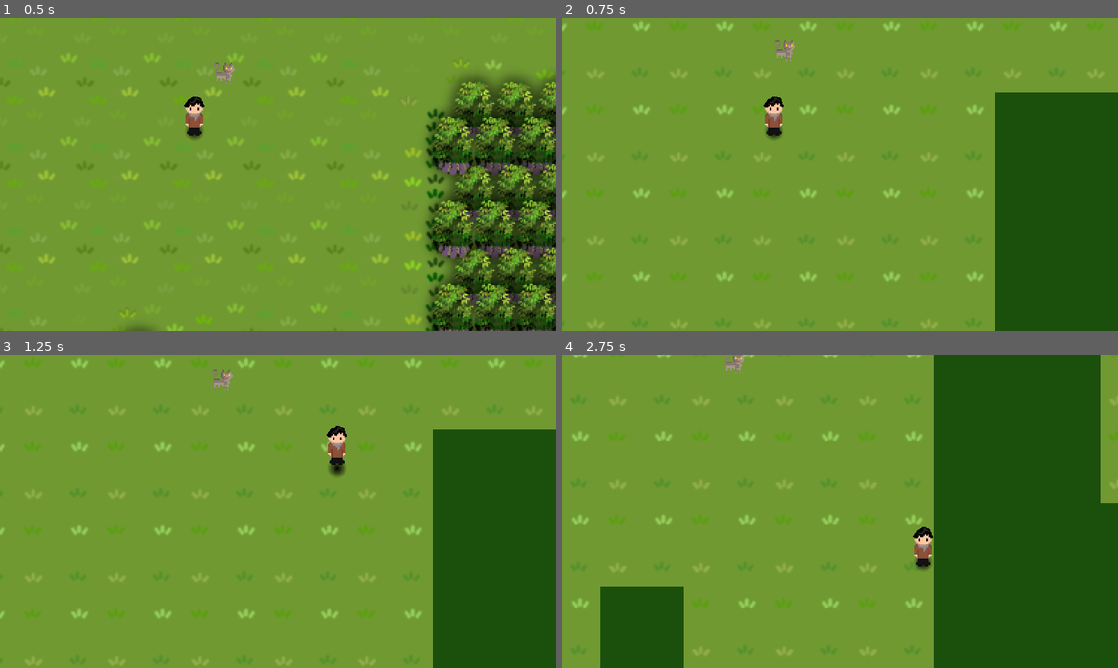
Above: before the commit, frames 1-4 (two rows, left to right).
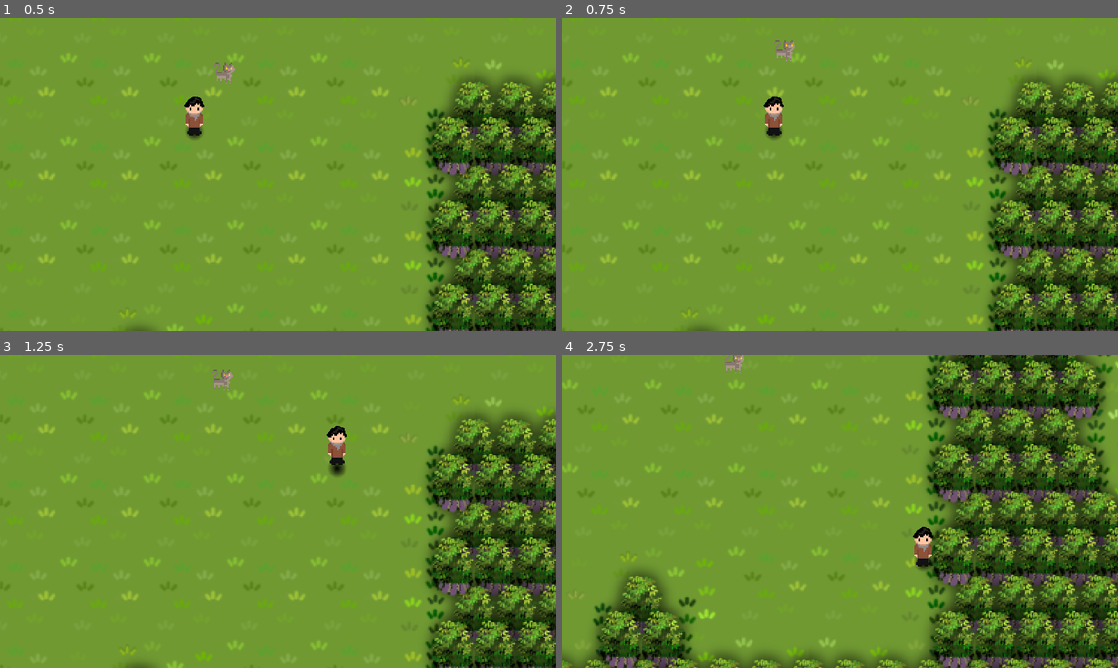
Above: after the commit, the same moments.

Repository: qfeys/ld56-tiny-creatures
Game: Godot game, scene res://main.tscn
Same seed, same stepped clock (60 frames per second), same inputs: the game is played once before the commit and once after it.
Inputs:
- Up to frame 1 (0.5 s): no input
- Up to frame 2 (0.75 s): tap Enter at 0.5 s; hold D (action_right) from 0.53 s (still down); hold Ctrl (action_crawl) from 0.53 s (still down)
- Up to frame 3 (1.25 s): keep holding D (action_right); keep holding Ctrl (action_crawl); tap Space (action_jump) at 0.77 s
- Up to frame 4 (2.75 s): release D (action_right) at 1.28 s; release Ctrl (action_crawl) at 1.28 s; hold S (action_down) 1.28-2.03 s; tap Ctrl (action_crawl) at 1.35 s; tap Space (action_jump) at 1.52 s; hold D (action_right) from 2.03 s (still down); hold Ctrl (action_crawl) from 2.03 s (still down)

Frame 1 is identical in both runs. In frame 2, 19% of the frame differs, in the area x 0-100%, y 0-100%; in frame 3, 19%; in frame 4, 34%.

Commit message:
crawling for cats

Diff:
--- a/cat/cat.gd
+++ b/cat/cat.gd
@@ -2,15 +2,16 @@
 class_name Cat
 
 const SPEED = 350.0
+const CRAWL_SPEED = 100.0
 const JOIN_DISTANCE_THRESHOLD = 100.0  # Distance threshold for joining
-const join_point_radius: float = 50.0
+const JOIN_POINT_RADIUS: float = 50.0
 const SIT_TIME = 3.0  # Time to sit before going back to sit state
 const HOP_TIME = 0.6  # Time to calculate hop target
 
 @export var player: CharacterBody2D
 
 # Enum for states
-enum State { SIT, MOVE, JOIN }
+enum State { SIT, MOVE, JOIN, CRAWL }
 
 # State and timer variables
 var current_state: State = State.SIT
@@ -34,6 +35,8 @@
             _move_state(delta)
         State.JOIN:
             _join_state(delta)
+        State.CRAWL:
+            _crawl_state(delta)
 
 # SIT state logic
 func _sit_state(delta: float) -> void:
@@ -51,6 +54,9 @@
 
 # MOVE state logic
 func _move_state(delta: float) -> void:
+    if player and player.is_crawling:
+        _enter_crawl_state()
+        return
     velocity = move_target.normalized() * SPEED
     move_target -= velocity * delta
 
@@ -103,6 +109,19 @@
             if sit_timer <= 0.0:
                 _enter_sit_state()
 
+func _crawl_state(delta: float) -> void:
+    if player.is_crawling == false:
+        _enter_move_state()
+        return
+    var player_distance = position.distance_to(player.position)
+    if player_distance < JOIN_POINT_RADIUS:
+        velocity = player.velocity.normalized() * CRAWL_SPEED
+    elif player_distance < JOIN_DISTANCE_THRESHOLD:
+        velocity = (player.position - position).normalized() * CRAWL_SPEED
+    else:
+        _enter_join_state()
+    move_and_collide(velocity * delta)
+
 # Transition functions
 func _enter_sit_state() -> void:
     current_state = State.SIT
@@ -117,12 +136,20 @@
         var direction_to_player = (player.position - position)
         var direction_of_player = player.velocity
         # is 0.0 when distance < 30, 0.8 when distance > 60
-        var to_player_fraction = clamp((direction_to_player.length() - join_point_radius) / 100.0, 0.0, 0.8)
+        var to_player_fraction = clamp((direction_to_player.length() - JOIN_POINT_RADIUS) / 100.0, 0.0, 0.8)
         move_target = direction_to_player * to_player_fraction + direction_of_player * HOP_TIME
     else:
-        var pos_target = start_point + Vector2(randf_range(-join_point_radius, join_point_radius), randf_range(-join_point_radius, join_point_radius))
+        var pos_target = start_point + Vector2(randf_range(-JOIN_POINT_RADIUS, JOIN_POINT_RADIUS), randf_range(-JOIN_POINT_RADIUS, JOIN_POINT_RADIUS))
         move_target = pos_target - position
 
 func _enter_join_state() -> void:
     current_state = State.JOIN
-    join_target = player.position + Vector2(randf_range(-join_point_radius, join_point_radius), randf_range(-join_point_radius, join_point_radius))
+    join_target = player.position + Vector2(randf_range(-JOIN_POINT_RADIUS, JOIN_POINT_RADIUS), randf_range(-JOIN_POINT_RADIUS, JOIN_POINT_RADIUS))
+
+func _enter_crawl_state() -> void:
+    current_state = State.CRAWL
+    velocity = Vector2.ZERO
+    sit_timer = 3.0
+    if not player:
+        _enter_sit_state()
+        printerr("Cat has no player to crawl to")
--- a/player/player.gd
+++ b/player/player.gd
@@ -4,6 +4,7 @@
 @export var ground_shadow: Sprite2D
 
 const SPEED = 200.0
+const CRAWL_SPEED = 80.0
 const JUMP_VELOCITY = 200.0
 const ACCELERATION = 1000.0
 const JUMP_TIME = 0.5
@@ -35,8 +36,8 @@
     var direction = Vector2( Input.get_axis("action_left", "action_right"), Input.get_axis("action_up", "action_down")).normalized()
     if direction:
         #velocity = direction * SPEED * ( 0.4 if is_crawling else 1.0)
-        velocity.x = move_toward(velocity.x, direction.x * SPEED * ( 0.4 if is_crawling else 1.0), ACCELERATION * delta)
-        velocity.y = move_toward(velocity.y, direction.y * SPEED * ( 0.4 if is_crawling else 1.0), ACCELERATION * delta)
+        velocity.x = move_toward(velocity.x, direction.x * (CRAWL_SPEED if is_crawling else SPEED), ACCELERATION * delta)
+        velocity.y = move_toward(velocity.y, direction.y * (CRAWL_SPEED if is_crawling else SPEED), ACCELERATION * delta)
     else:
         velocity.x = move_toward(velocity.x, 0, ACCELERATION * delta)
         velocity.y = move_toward(velocity.y, 0, ACCELERATION * delta)
--- a/world/DualGridTilemap.gd
+++ b/world/DualGridTilemap.gd
@@ -30,11 +30,11 @@
     [false, false, false, false]: Vector2i(0, 3)  # No corners
 }
 
-func _process(delta):
-    if( Input.is_action_pressed("action_crawl")):
-        displayTilemap.visible = false
-    else:
-        displayTilemap.visible = true
+# func _process(delta):
+#     if( Input.is_action_pressed("action_crawl")):
+#         displayTilemap.visible = false
+#     else:
+#         displayTilemap.visible = true
 
 
 # Called when the node enters the scene tree for the first time.
